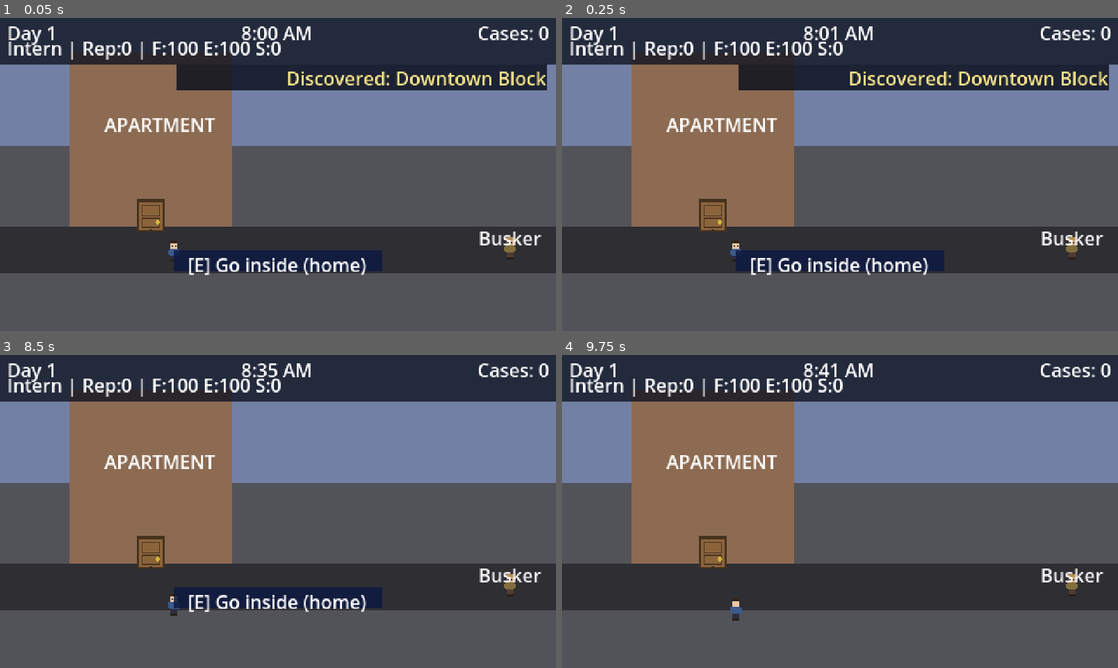
Above: before the commit, frames 1-4 (two rows, left to right).
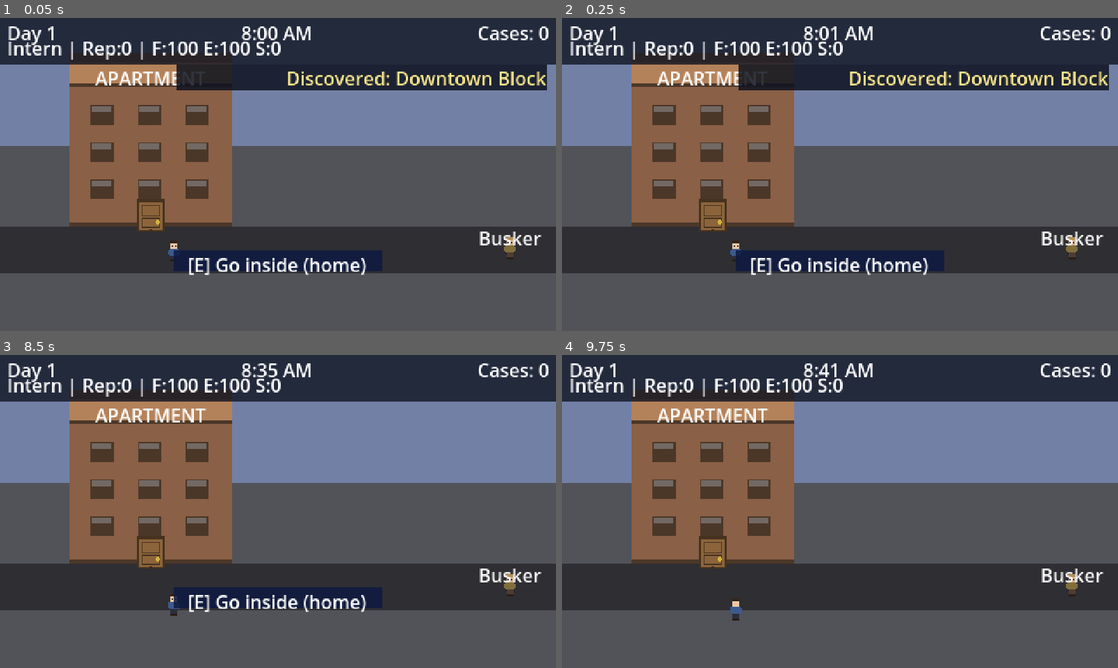
Above: after the commit, the same moments.

Repository: jbeley/dfir-godot
Game: Godot game, scene res://src/scenes/world/street_downtown.tscn
Same seed, same stepped clock (60 frames per second), same inputs: the game is played once before the commit and once after it. This scene is started directly instead of the project's main scene. Sound files missing from this copy of the repository are replaced by a short silence.
Inputs (mouse positions are in pixels of both pictures, inside the frame that each line leads up to):
- Up to frame 1 (0.05 s): no input
- Up to frame 2 (0.25 s): no input
- Up to frame 3 (8.5 s): tap Enter (ui_accept) at 0.5, 0.77, 3.77, 6.77 s; move the mouse to (400, 495) at 0.52 s; hold D (move_right) 0.53-1.25 s; hold E (interact) 0.53-1.25 s; click (400, 495) at 0.67 s; drag from (166, 527) to (344, 586) at 1.27 s; tap J (open_journal) at 2, 3.5, 4.25, 5 s; move the mouse to (333, 442) at 2.02 s; hold D (move_right) 2.03-2.75 s; hold J (open_journal) 2.03-2.75 s; tap E (interact) at 2.3, 6.8 s; drag from (250, 574) to (111, 464) at 2.77 s; move the mouse to (444, 558) at 3.52 s; hold A (move_left) 3.53-4.25 s; hold E (interact) 3.53-4.25 s; tap Escape (pause_game) at 4.15 s; drag from (111, 464) to (161, 586) at 4.27 s; move the mouse to (305, 511) at 5.02 s; hold S (move_down) 5.03-5.75 s; hold E (interact) 5.03-5.75 s; click (305, 511) at 5.17 s; drag from (194, 433) to (300, 380) at 5.77 s; move the mouse to (400, 495) at 6.52 s; hold W (move_up) 6.53-7.25 s; hold J (open_journal) 6.53-7.25 s; drag from (166, 527) to (83, 436) at 7.27 s; move the mouse to (333, 442) at 8.02 s; hold S (move_down) from 8.03 s (still down); hold E (interact) from 8.03 s (still down)
- Up to frame 4 (9.75 s): release S (move_down) at 8.75 s; release E (interact) at 8.75 s; drag from (812, 574) to (673, 464) at 8.77 s; move the mouse to (1006, 558) at 9.52 s; hold W (move_up) from 9.53 s (still down); hold E (interact) from 9.53 s (still down); click (1006, 558) at 9.67 s

The runs differ from the first frame. In frame 1, 4.5% of the frame differs, in the area x 12-42%, y 14-67%; in frame 2, 4.5%; in frame 3, 5.1%; in frame 4, 5.1%.

Commit message:
fix(world): real building facades + closest-hotspot interact priority
Two more items from the harsh review.

  Building facades
    - tools/generate_world_sprites.py grew a building_facade() helper
      that draws a top sign band, a windowed wall, and trim. Generated
      three textures: apartment (3x3 brown), acme_office (3x4 sand),
      hospital (3x6 pale teal). Each one is properly proportioned for
      its slot on the street.
    - street_downtown.tscn: replaced the three placeholder ColorRect
      buildings with Sprite2D nodes pointing at the new textures.
      Building labels (APARTMENT / ACME WIDGET / ST. CATHERINE'S) moved
      up to sit on the texture's sign band, where they belong.
    - The street now reads as a city block instead of three colored
      cards — apartment is brick, Acme is corporate beige, hospital is
      pale clinical teal, and each one is a different size that hints
      at the institution behind it.

  Closest-hotspot interact priority
    - WorldScene.on_interact_area_entered/exited and the equivalent
      handlers in office.gd now both delegate to a _pick_active_hotspot
      that scans every overlapping Area2D in InteractArea and picks the
      closest one to the player. Same fix in both places.
    - Stops the wandering cat from "stealing" interact focus from the
      front door (or any other static hotspot) just by walking next to
      the player. Same logic protects all NPCs/secrets/doors in the
      slice scenes.

Browser verification: re-exported, ran Playwright Chromium against the
local web build. Apartment, Acme, and St. Catherine's all render as
real buildings; doors visible at each entry. Headless playthrough still
PASSES (50+ checkpoints, 9/9 secrets, save/load round-trip clean).

Tests: 153 unit tests still pass.

https://claude.ai/code/session_01ACEaBU8wiSehGmLUxyKfi3

Diff:
--- a/src/scenes/components/world_scene.gd
+++ b/src/scenes/components/world_scene.gd
@@ -126,21 +126,47 @@
 func _on_interact_area_entered(area: Area2D) -> void:
 	if not area.is_in_group("hotspots"):
 		return
-	var prompt_text: String = _hotspot_prompt(area)
-	if prompt_text == "":
-		return
-	_current_hotspot = area
-	player.set_nearby_interactable(area)
-	_prompt_label.text = prompt_text
+	_pick_active_hotspot()
+
+
+func _on_interact_area_exited(_area: Area2D) -> void:
+	_pick_active_hotspot()
+
+
+func _pick_active_hotspot() -> void:
+	# Look at every hotspot the player's InteractArea currently overlaps and
+	# pick the closest one. Fixes the bug where a wandering cat or another
+	# moving NPC could "steal" focus from a door just by walking past.
+	var interact_area: Area2D = player.get_node_or_null("InteractArea") as Area2D
+	if interact_area == null:
+		_clear_hotspot()
+		return
+	var best: Area2D = null
+	var best_dist: float = INF
+	for candidate in interact_area.get_overlapping_areas():
+		if not candidate.is_in_group("hotspots"):
+			continue
+		var prompt_text: String = _hotspot_prompt(candidate)
+		if prompt_text == "":
+			continue
+		var d: float = (candidate.global_position - player.global_position).length()
+		if d < best_dist:
+			best = candidate
+			best_dist = d
+	if best == null:
+		_clear_hotspot()
+		return
+	_current_hotspot = best
+	player.set_nearby_interactable(best)
+	_prompt_label.text = _hotspot_prompt(best)
 	_prompt_label.visible = true
 	_prompt_bg.visible = true
 
 
-func _on_interact_area_exited(area: Area2D) -> void:
-	if area != _current_hotspot:
-		return
+func _clear_hotspot() -> void:
+	if _current_hotspot != null:
+		player.clear_nearby_interactable(_current_hotspot)
 	_current_hotspot = null
-	player.clear_nearby_interactable(area)
 	_prompt_label.visible = false
 	_prompt_bg.visible = false
 
--- a/src/scenes/office/office.gd
+++ b/src/scenes/office/office.gd
@@ -90,26 +90,47 @@
 func _on_interact_area_entered(area: Area2D) -> void:
 	if not area.is_in_group("hotspots"):
 		return
-	current_hotspot = area.name
-	player.set_nearby_interactable(area)
-	interaction_label.text = _get_hotspot_prompt(area.name)
+	_pick_active_hotspot()
+
+
+func _on_interact_area_exited(_area: Area2D) -> void:
+	_pick_active_hotspot()
+
+
+func _pick_active_hotspot() -> void:
+	# Pick the closest overlapping hotspot rather than the most recent. Stops
+	# the wandering cat from hijacking interact focus from the front door.
+	var interact_area: Area2D = player.get_node_or_null("InteractArea") as Area2D
+	if interact_area == null:
+		return
+	var best: Area2D = null
+	var best_dist: float = INF
+	for candidate in interact_area.get_overlapping_areas():
+		if not candidate.is_in_group("hotspots"):
+			continue
+		var d: float = (candidate.global_position - player.global_position).length()
+		if d < best_dist:
+			best = candidate
+			best_dist = d
+	if best == null:
+		if current_hotspot != "":
+			current_hotspot = ""
+			player.clear_nearby_interactable(player.nearby_interactable)
+			interaction_label.visible = false
+			if interaction_bg:
+				interaction_bg.visible = false
+			_hide_hotspot_highlight()
+		return
+	if best.name == current_hotspot:
+		return
+	current_hotspot = best.name
+	player.set_nearby_interactable(best)
+	interaction_label.text = _get_hotspot_prompt(best.name)
 	interaction_label.visible = true
 	if interaction_bg:
 		interaction_bg.visible = true
-	_show_hotspot_highlight(area)
+	_show_hotspot_highlight(best)
 	SfxBank.play("menu_move")
-
-
-func _on_interact_area_exited(area: Area2D) -> void:
-	if not area.is_in_group("hotspots"):
-		return
-	if current_hotspot == area.name:
-		current_hotspot = ""
-		player.clear_nearby_interactable(area)
-		interaction_label.visible = false
-		if interaction_bg:
-			interaction_bg.visible = false
-		_hide_hotspot_highlight()
 
 
 func _show_hotspot_highlight(area: Area2D) -> void:
--- a/src/scenes/world/street_downtown.tscn
+++ b/src/scenes/world/street_downtown.tscn
@@ -6,6 +6,9 @@
 [ext_resource type="PackedScene" uid="uid://world_npc" path="res://src/scenes/components/world_npc.tscn" id="4_npc"]
 [ext_resource type="Script" path="res://src/scenes/components/secret_marker.gd" id="5_secret"]
 [ext_resource type="Script" path="res://src/scenes/components/spawn_point.gd" id="6_spawn"]
+[ext_resource type="Texture2D" path="res://assets/sprites/world/buildings/apartment.png" id="7_apt"]
+[ext_resource type="Texture2D" path="res://assets/sprites/world/buildings/acme_office.png" id="8_acme"]
+[ext_resource type="Texture2D" path="res://assets/sprites/world/buildings/hospital.png" id="9_hosp"]
 
 [sub_resource type="RectangleShape2D" id="shape_secret"]
 size = Vector2(20, 20)
@@ -30,48 +33,45 @@
 offset_bottom = 220.0
 color = Color(0.18, 0.18, 0.2, 1)
 
-[node name="ApartmentBldg" type="ColorRect" parent="."]
-offset_left = 60.0
-offset_top = 30.0
-offset_right = 200.0
-offset_bottom = 180.0
-color = Color(0.55, 0.42, 0.32, 1)
+[node name="ApartmentBldg" type="Sprite2D" parent="."]
+position = Vector2(130, 105)
+texture_filter = 0
+texture = ExtResource("7_apt")
+centered = true
 
-[node name="SiteBldg" type="ColorRect" parent="."]
-offset_left = 720.0
-offset_top = 30.0
-offset_right = 880.0
-offset_bottom = 180.0
-color = Color(0.55, 0.5, 0.4, 1)
+[node name="SiteBldg" type="Sprite2D" parent="."]
+position = Vector2(800, 105)
+texture_filter = 0
+texture = ExtResource("8_acme")
+centered = true
 
-[node name="HospitalBldg" type="ColorRect" parent="."]
-offset_left = 1000.0
-offset_top = 30.0
-offset_right = 1240.0
-offset_bottom = 180.0
-color = Color(0.65, 0.7, 0.74, 1)
+[node name="HospitalBldg" type="Sprite2D" parent="."]
+position = Vector2(1120, 105)
+texture_filter = 0
+texture = ExtResource("9_hosp")
+centered = true
 
 [node name="ApartmentLabel" type="Label" parent="."]
-offset_left = 90.0
-offset_top = 80.0
-offset_right = 180.0
-offset_bottom = 96.0
+offset_left = 60.0
+offset_top = 40.0
+offset_right = 200.0
+offset_bottom = 54.0
 text = "APARTMENT"
 horizontal_alignment = 1
 
 [node name="SiteLabel" type="Label" parent="."]
-offset_left = 740.0
-offset_top = 80.0
-offset_right = 860.0
-offset_bottom = 96.0
+offset_left = 720.0
+offset_top = 40.0
+offset_right = 880.0
+offset_bottom = 54.0
 text = "ACME WIDGET"
 horizontal_alignment = 1
 
 [node name="HospitalLabel" type="Label" parent="."]
-offset_left = 1010.0
-offset_top = 80.0
-offset_right = 1230.0
-offset_bottom = 96.0
+offset_left = 1000.0
+offset_top = 40.0
+offset_right = 1240.0
+offset_bottom = 54.0
 text = "ST. CATHERINE'S"
 horizontal_alignment = 1
 
Binary file added: assets/sprites/world/buildings/acme_office.png
Binary file added: assets/sprites/world/buildings/apartment.png
Binary file added: assets/sprites/world/buildings/hospital.png
Not shown: 1 places in src/scenes/world/street_downtown.tscn that only renumber resources
Not shown, changed: tools/generate_world_sprites.py
